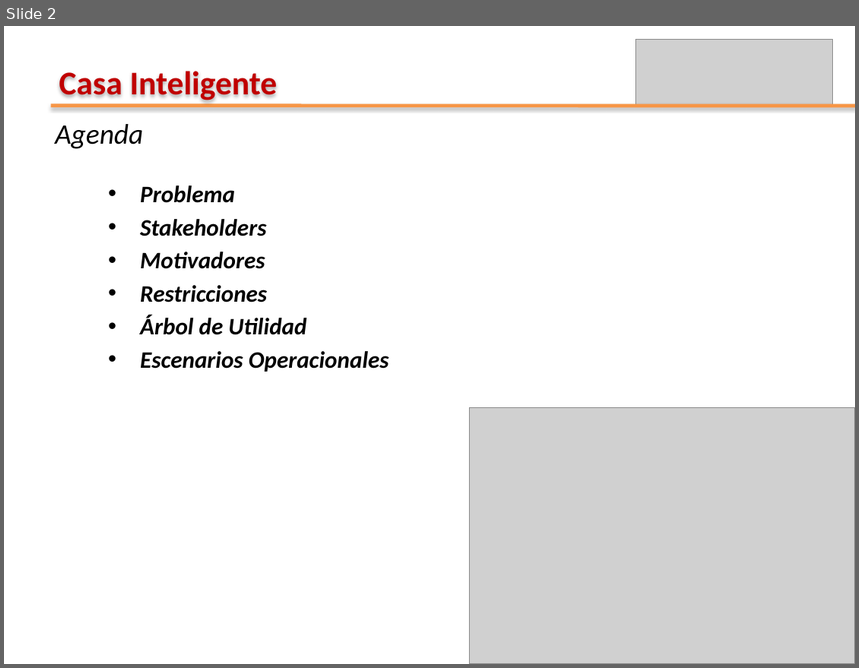
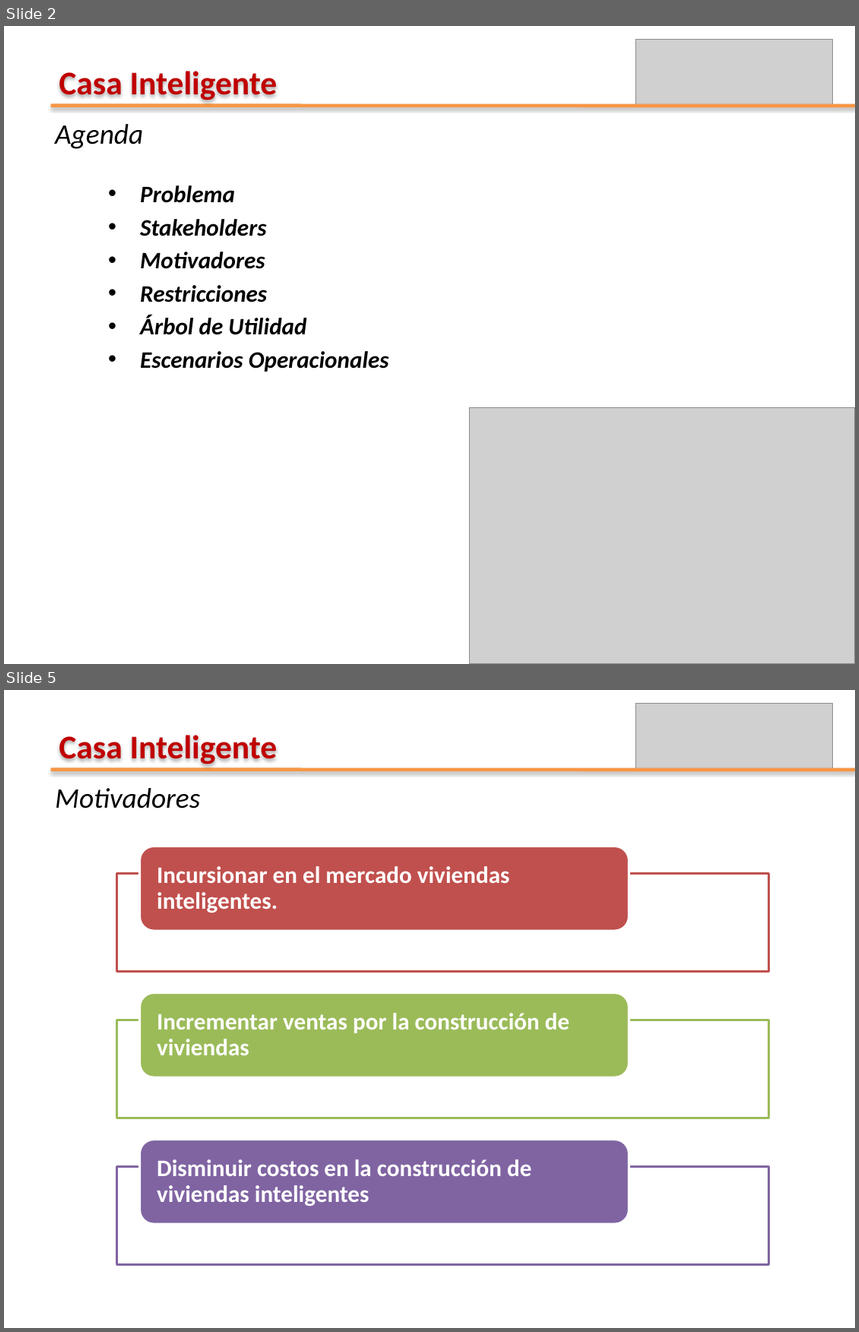
Before and after one commit to leseroth/ingenium-managment, a slide deck: CSOF5204 Arquitectura de Software/0609PrimeraEntregaSAD.pptx. Shown one above the other, each under a label of ours: slide 2 before the commit, slides 2 and 5 after it; the slides between them are not shown. The pictures are 859x668 and 859x1332 pixels, drawn with LibreOffice and Linux fonts; fonts in the diff are those of the drawing; grey boxes stand for pictures. Boxes give left, top, right and bottom in pixels: in the first picture for what was removed or moved away, otherwise in the second. Text is boxed around its words. In the diff, an @@ line names an element or a change of style, - is before the commit and + after.

```diff
--- a/CSOF5204 Arquitectura de Software/0609PrimeraEntregaSAD.pptx
+++ b/CSOF5204 Arquitectura de Software/0609PrimeraEntregaSAD.pptx
@@ slide 5 added at bbox=[4, 690, 855, 1328], background #FFFFFF @@
@@ picture added at bbox=[636, 704, 833, 770] @@
@@ text added at bbox=[59, 735, 278, 764], 28 pt, text #C00000, bold @@
+Casa Inteligente
@@ line added from (51, 770) to (855, 770), #F79646 3 pt @@
@@ text added at bbox=[55, 788, 200, 809], 24 pt, text #000000, italic @@
+Motivadores
@@ group added at bbox=[117, 847, 769, 1265]: 3 rectangles, 3 rounded rectangles, 3 texts @@
+Incursionar en el mercado viviendas inteligentes.
+Incrementar ventas por la construcción de viviendas
+Disminuir costos en la construcción de viviendas inteligentes
```
Also in this commit, not shown: 5 other slides added, 1 other file.
